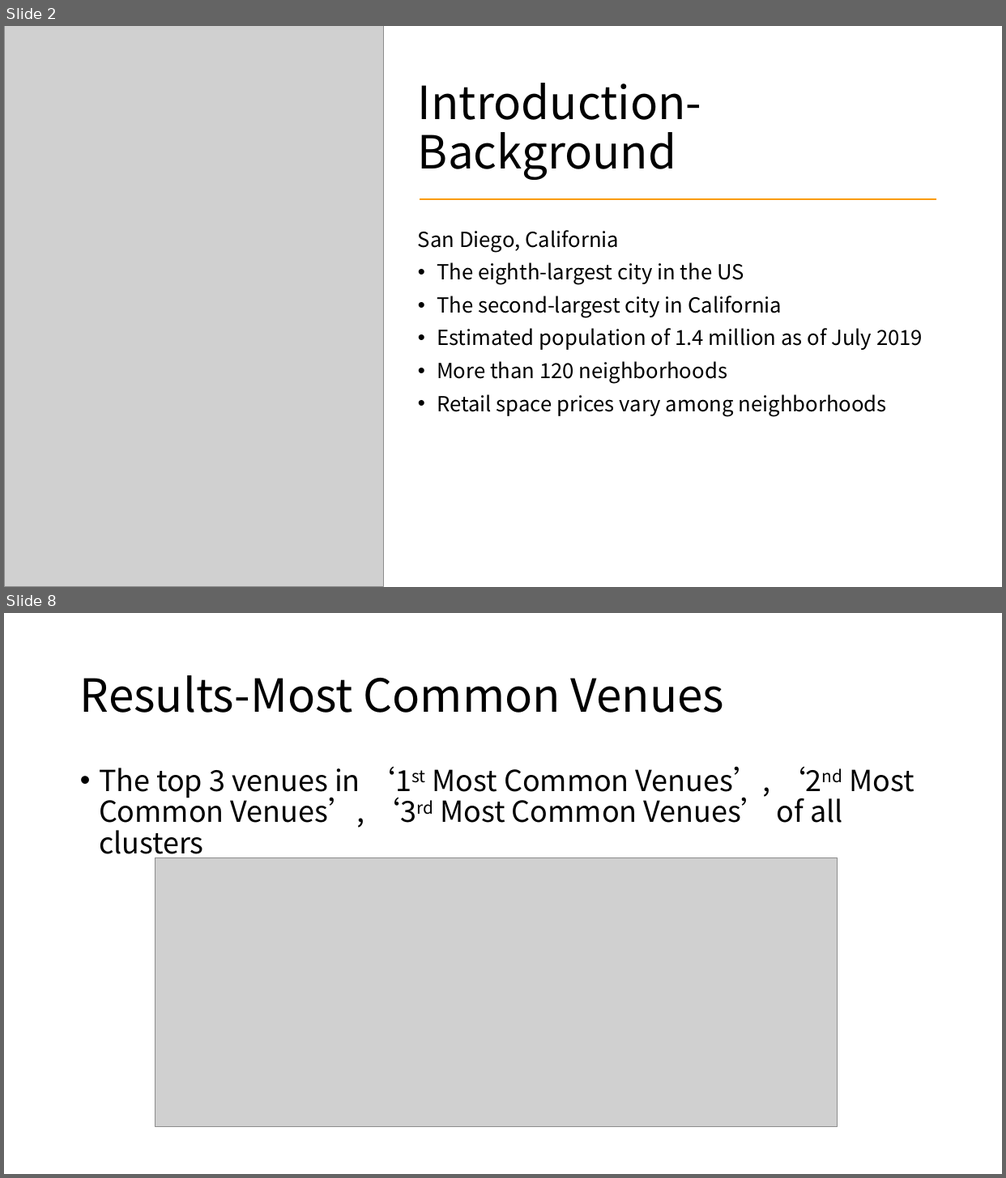
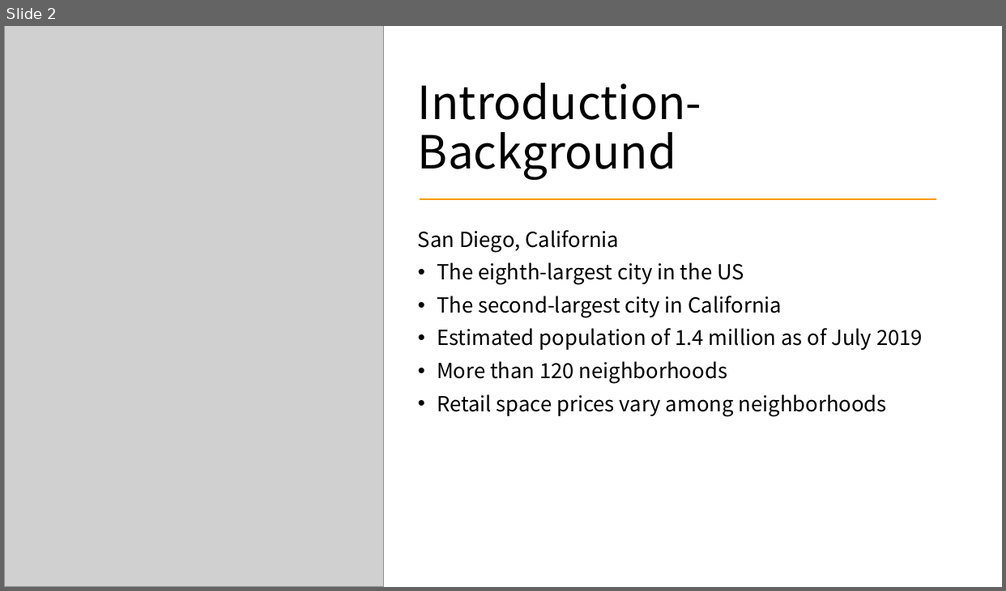
Before and after one commit to lynn-GH/Coursera_Capstone, a slide deck: RetailRentalPricevsVenueofSanDiego.pptx. Shown one above the other, each under a label of ours: slides 2 and 8 before the commit, slide 2 after it; the slides between them are not shown. The pictures are 1006x1178 and 1006x591 pixels, drawn with LibreOffice and Linux fonts; fonts in the diff are those of the drawing; grey boxes stand for pictures. Boxes give left, top, right and bottom in pixels: in the first picture for what was removed or moved away, otherwise in the second. Text is boxed around its words. In the diff, an @@ line names an element or a change of style, - is before the commit and + after.

```diff
--- a/RetailRentalPricevsVenueofSanDiego.pptx
+++ b/RetailRentalPricevsVenueofSanDiego.pptx
@@ slide 8 removed at [4, 613, 1002, 1174], background #FFFFFF @@
@@ title removed at [80, 675, 724, 713] @@
-Results-Most Common Venues
@@ text removed at [99, 766, 914, 862] @@
-• The top 3 venues in ‘1st Most Common Venues’, ‘2nd Most Common Venues’, ‘3rd Most Common Venues’ of all clusters
@@ picture removed at [155, 858, 838, 1127] @@
```
Also in this commit, not shown: 7 slides changed, 1 slide added.
